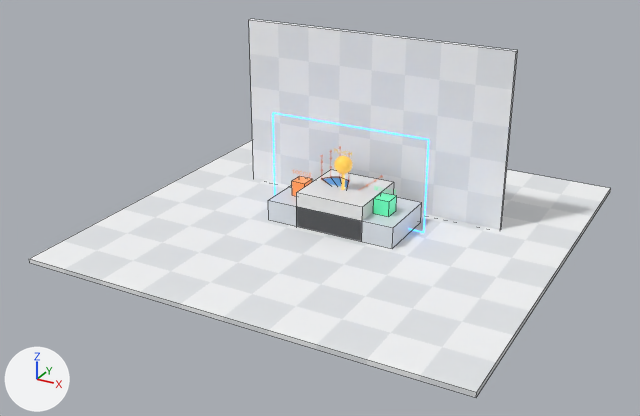
Two versions of the Blender file hand_control_fixed_scene.blend, one commit apart.
Rendered twice from a 50 mm lens placed at (10.3, -20.2, 10.31), pointed at (-0.34, -0.85, 0.64). The axes (+X, +Y, +Z) are drawn at lower left. The lights are the same throughout. The picture after the commit comes second. Mesh edges are drawn as thin lines on the coarser meshes.

The scene before the commit, as lines of its bpy script (objects in view):
```python
me_cube = bpy.data.meshes.new('Cube')
me_cube.from_pydata(...)  # a box spanning x -1.0..1.0, y -1.0..1.0, z -1.0..1.0
me_cube.materials.append(mat_material)  # white #e7e7e7
me_phc_scene_backdropmesh = bpy.data.meshes.new('PHC_Scene_BackdropMesh')
me_phc_scene_backdropmesh.from_pydata(...)  # a box spanning x -1.0..1.0, y -1.0..1.0, z -1.0..1.0
me_phc_scene_backdropmesh.materials.append(mat_phc_checker_wall)
me_phc_scene_floormesh = bpy.data.meshes.new('PHC_Scene_FloorMesh')
me_phc_scene_floormesh.from_pydata(...)  # a box spanning x -1.0..1.0, y -1.0..1.0, z -1.0..1.0
me_phc_scene_floormesh.materials.append(mat_phc_checker_floor)
ob_cube = bpy.data.objects.new('Cube', me_cube)
ob_cube.location = (0.0, 0.0, 0.0)
ob_phc_scene_backdrop = bpy.data.objects.new('PHC_Scene_Backdrop', me_phc_scene_backdropmesh)
ob_phc_scene_backdrop.location = (0.0, 1.55, 2.45)
ob_phc_scene_backdrop.scale = (4.0, 0.06, 2.5)
ob_phc_scene_floor = bpy.data.objects.new('PHC_Scene_Floor', me_phc_scene_floormesh)
ob_phc_scene_floor.location = (0.0, 0.0, -0.06)
ob_phc_scene_floor.scale = (6.0, 6.0, 0.06)
# also in view: 'PHC_Interactive_Bounce' at (1.28, -0.18, 0.82); 'PHC_Scene_Platform' at (0.0, -0.05, 0.3)
```
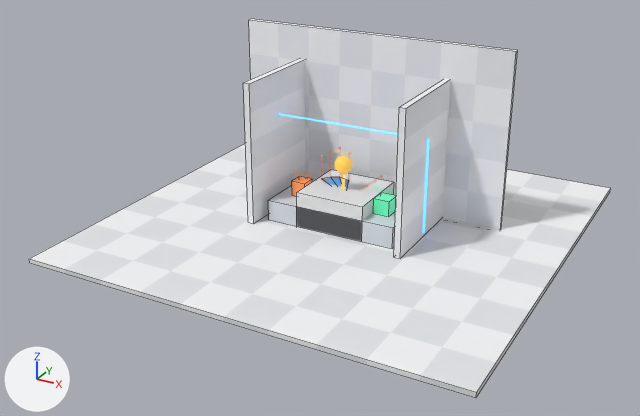
What changed in the scene script:
```text
Add me_phc_scene_wall_rightmesh:
    me_phc_scene_wall_rightmesh.from_pydata(...)  # a box spanning x -1.0..1.0, y -1.0..1.0, z -1.0..1.0
    me_phc_scene_wall_rightmesh.materials.append(mat_phc_checker_wall)
Add me_phc_scene_wall_leftmesh:
    me_phc_scene_wall_leftmesh.from_pydata(...)  # a box spanning x -1.0..1.0, y -1.0..1.0, z -1.0..1.0
    me_phc_scene_wall_leftmesh.materials.append(mat_phc_checker_wall)
Add ob_phc_scene_wall_right:
    ob_phc_scene_wall_right = bpy.data.objects.new('PHC_Scene_Wall_Right', me_phc_scene_wall_rightmesh)
    ob_phc_scene_wall_right.location = (2.22, 0.38, 2.0)
    ob_phc_scene_wall_right.scale = (0.09, 1.8, 2.0)
Add ob_phc_scene_wall_left:
    ob_phc_scene_wall_left = bpy.data.objects.new('PHC_Scene_Wall_Left', me_phc_scene_wall_leftmesh)
    ob_phc_scene_wall_left.location = (-2.22, 0.38, 2.0)
    ob_phc_scene_wall_left.scale = (0.09, 1.8, 2.0)
```

Pixel boxes (x1, y1, x2, y2) of what changed, in the pictures (640 x 416 px):
'PHC_Scene_Wall_Left', added
    after: (243, 59, 305, 224)
'PHC_Scene_Wall_Right', added
    after: (394, 79, 451, 258)
